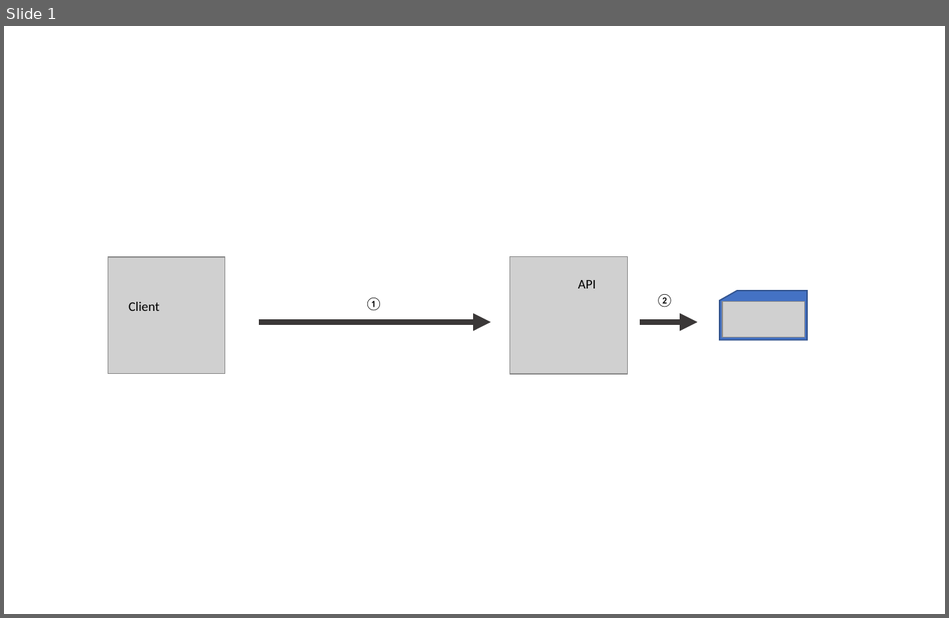
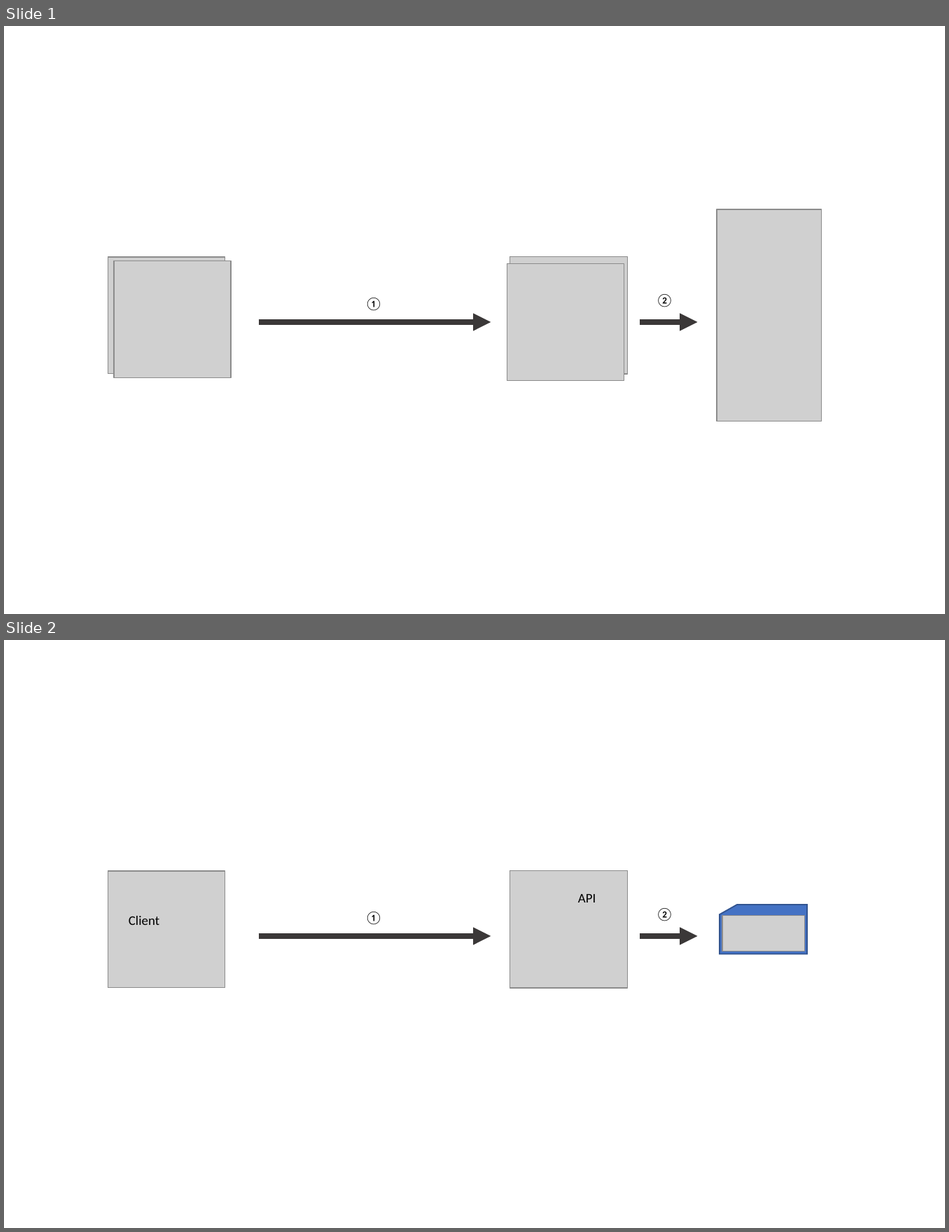
Before and after one commit to dret/lectures, a slide deck: apistrat-2018/img/label-scenarios.pptx. Shown one above the other, each under a label of ours: slide 1 before the commit, slides 1 and 2 after it. The pictures are 949x618 and 949x1232 pixels, drawn with LibreOffice and Linux fonts; fonts in the diff are those of the drawing; grey boxes stand for pictures. Boxes give left, top, right and bottom in pixels: in the first picture for what was removed or moved away, otherwise in the second. Text is boxed around its words. In the diff, an @@ line names an element or a change of style, - is before the commit and + after.

```diff
--- a/apistrat-2018/img/label-scenarios.pptx
+++ b/apistrat-2018/img/label-scenarios.pptx
@@ slide 1 added at [4,26,945,614], background #FFFFFF @@
@@ picture added at [716,209,821,421] @@
@@ picture added at [108,256,224,373] @@
@@ picture added at [510,256,628,374] @@
@@ picture added at [114,261,231,378] @@
@@ picture added at [507,264,624,381] @@
@@ text added at [365,298,383,311], 10.1 pt, text #000000 @@
+①
@@ text added at [656,294,673,307], 10.1 pt, text #000000 @@
+②
@@ arrow added from (259, 322) to (490, 322), #3B3838 4.5 pt @@
@@ arrow added from (640, 322) to (698, 322), #3B3838 4.5 pt @@
@@ what was slide 1 is now slide 2 @@
```
Also in this commit, not shown: 1 other file.
